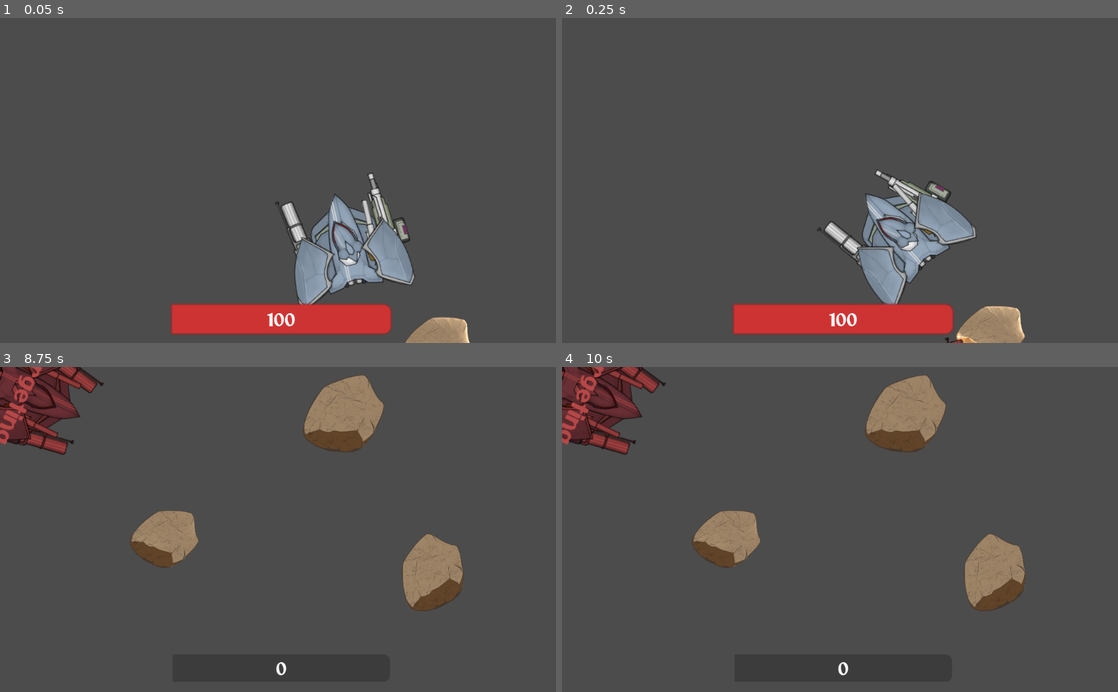
Above: before the commit, frames 1-4 (two rows, left to right).
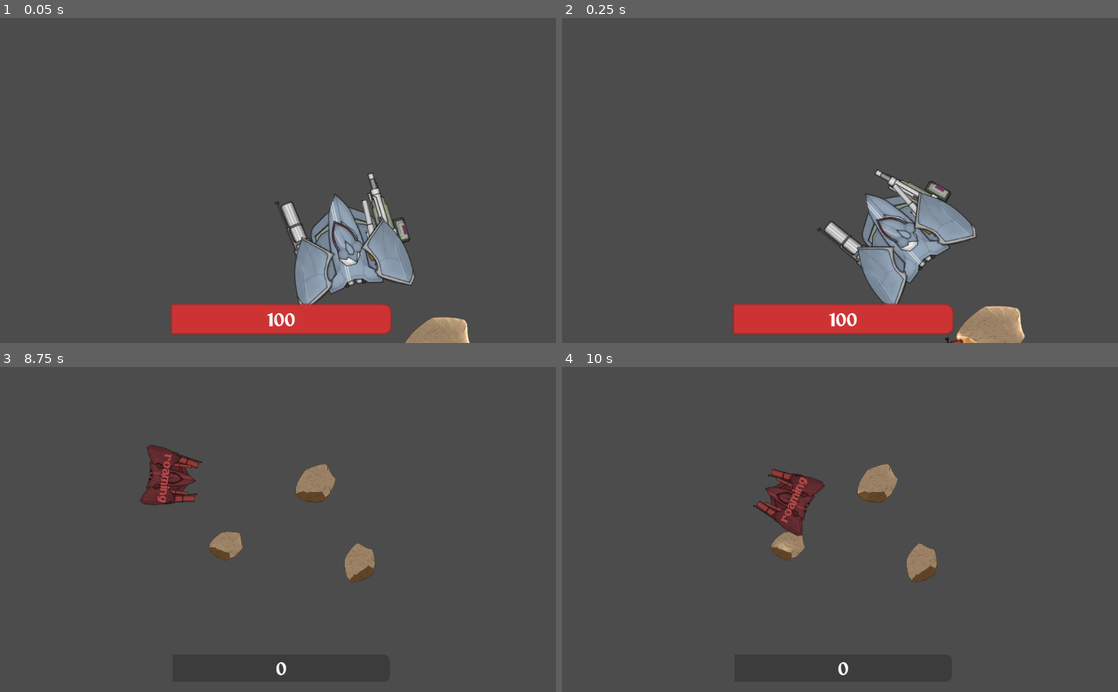
Above: after the commit, the same moments.

Repository: Littlerun-Bastion/Soulless-Steel
Game: Godot game, scene res://game/arena/Arena.tscn
Same seed, same stepped clock (60 frames per second), same inputs: the game is played once before the commit and once after it.
Inputs (mouse positions are in pixels of both pictures, inside the frame that each line leads up to):
- Up to frame 1 (0.05 s): no input
- Up to frame 2 (0.25 s): no input
- Up to frame 3 (8.75 s): move the mouse to (400, 513) at 0.52 s; hold D (right) 0.53-1.28 s; hold F (honk) 0.53-1.28 s; move the mouse to (166, 545) at 1.27 s; hold S (down) 1.28-2.03 s; click (166, 545) at 1.35 s; move the mouse to (333, 458) at 2.02 s; hold D (right) 2.03-2.78 s; hold Right mouse button (right_arm_weapon_shoot) 2.03-2.78 s; move the mouse to (250, 594) at 2.77 s; hold W (up) 2.78-3.53 s; tap Ctrl (strafe) at 2.85, 5.85 s; move the mouse to (444, 578) at 3.52 s; hold F (honk) 3.53-4.28 s; hold A (left) 3.53-5.03 s; move the mouse to (111, 480) at 4.27 s; click (111, 480) at 4.35 s; move the mouse to (305, 529) at 5.02 s; hold S (down) 5.03-5.78 s; hold Right mouse button (right_arm_weapon_shoot) 5.03-5.78 s; move the mouse to (194, 448) at 5.77 s; hold D (right) 5.78-6.53 s; move the mouse to (400, 513) at 6.52 s; hold W (up) 6.53-7.28 s; hold F (honk) 6.53-7.28 s; move the mouse to (166, 545) at 7.27 s; hold D (right) 7.28-8.03 s; click (166, 545) at 7.35 s; move the mouse to (333, 458) at 8.02 s; hold S (down) from 8.03 s (still down); hold Right mouse button (right_arm_weapon_shoot) from 8.03 s (still down)
- Up to frame 4 (10 s): move the mouse to (812, 594) at 8.77 s; release S (down) at 8.78 s; release Right mouse button (right_arm_weapon_shoot) at 8.78 s; hold A (left) 8.78-9.53 s; tap Ctrl (strafe) at 8.85 s; move the mouse to (1006, 578) at 9.52 s; hold W (up) from 9.53 s (still down); hold F (honk) from 9.53 s (still down)

The runs differ from the first frame. In frame 3, 12% of the frame differs, in the area x 0-84%, y 0-75%; in frame 4, 12%.
Error before the commit: Invalid get index 'position' (on base: 'previously freed instance'). (res://game/mecha/Enemy.gd:183)

Commit message:
Fixed playe dying crash + arena camera

Diff:
--- a/project/game/arena/Arena.gd
+++ b/project/game/arena/Arena.gd
@@ -7,6 +7,7 @@
 onready var Mechas = $Mechas
 onready var Projectiles = $Projectiles
 onready var PlayerHUD = $PlayerHUD
+onready var ArenaCam = $ArenaCamera
 
 var player
 var all_mechas = []
@@ -37,6 +38,11 @@
 	enemy.setup(all_mechas, $Navigation2D)
 
 
+func player_died():
+	player = null
+	ArenaCam.current = true
+
+
 func get_random_start_position(exclude_idx := []):
 	var n_pos = $StartPositions.get_child_count()
 	var idx = randi()%n_pos + 1
@@ -57,5 +63,7 @@
 
 func _on_mecha_died(mecha):
 	var idx = all_mechas.find(mecha)
-	if idx > 0:
+	if idx != -1:
 		all_mechas.remove(idx)
+	if mecha == player:
+		player_died()
--- a/project/game/arena/Arena.tscn
+++ b/project/game/arena/Arena.tscn
@@ -72,4 +72,8 @@
 [node name="NavigationPolygonInstance" type="NavigationPolygonInstance" parent="Navigation2D"]
 navpoly = SubResource( 1 )
 
+[node name="ArenaCamera" type="Camera2D" parent="."]
+position = Vector2( 495.34, 256.579 )
+zoom = Vector2( 2, 2 )
+
 [node name="PlayerHUD" parent="." instance=ExtResource( 2 )]
--- a/project/game/mecha/Enemy.gd
+++ b/project/game/mecha/Enemy.gd
@@ -136,8 +136,6 @@
 		apply_movement(delta, Vector2(path[0].x-position.x,\
 				   			  path[0].y-position.y))
 
-		print(global_position.distance_to(path[0]))
-
 		if global_position.distance_to(path[0]) <= 1:
 			path.pop_front()
 			if path.size() == 0:
